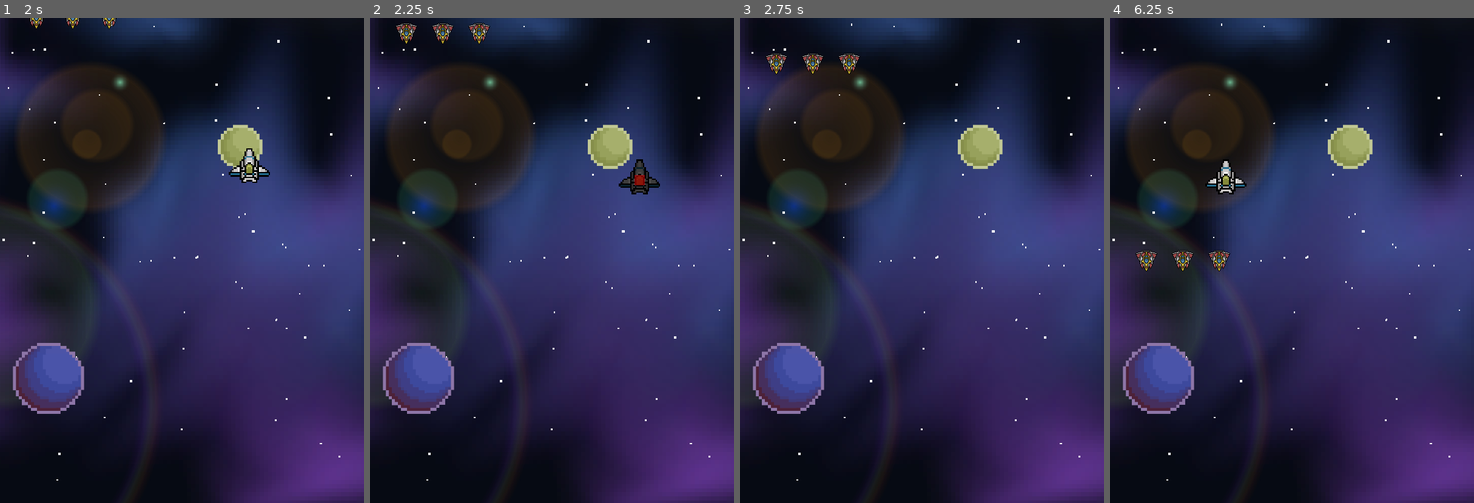
Above: before the commit, frames 1-4 (left to right).
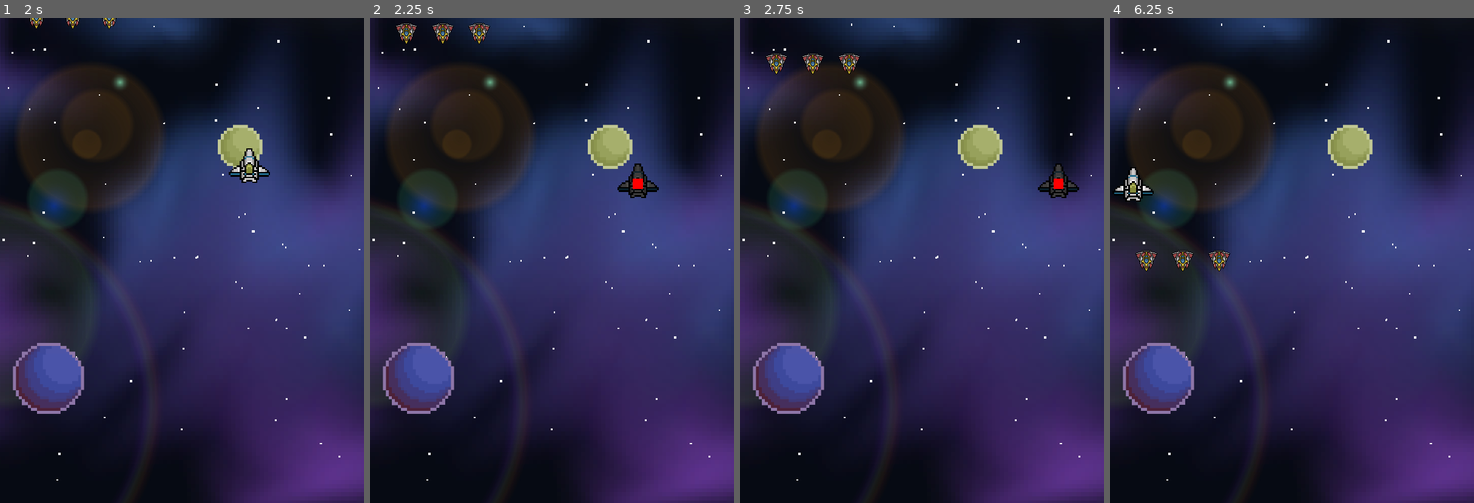
Above: after the commit, the same moments.

Repository: cwilson80/roguelike-bullet-hell
Game: Godot game, scene res://scenes/main.tscn
Two runs of this game, one before a commit and one after it. Both use one fixed random seed, a clock stepped at 60 frames per second and the inputs below. The project has no main scene, so this scene is started directly.
Inputs:
- Up to frame 1 (2 s): tap Enter at 0.5 s; hold D (right) 0.53-1.28 s; hold Space (shoot) 0.53-1.28 s; tap Shift (dash) at 0.6 s; hold S (down) from 1.28 s (still down); tap Space (shoot) at 1.35 s; tap Ctrl (slow) at 1.55 s
- Up to frame 2 (2.25 s): release S (down) at 2.03 s; hold D (right) from 2.03 s (still down); hold Ctrl (slow) from 2.03 s (still down)
- Up to frame 3 (2.75 s): keep holding D (right); keep holding Ctrl (slow); tap Shift (dash) at 2.3 s
- Up to frame 4 (6.25 s): release D (right) at 2.78 s; release Ctrl (slow) at 2.78 s; hold W (up) 2.78-3.53 s; tap Shift (dash) at 2.85, 4.55, 5.1 s; tap Space (shoot) at 3.05, 5.85 s; hold Space (shoot) 3.53-4.28 s; hold A (left) 3.53-5.03 s; tap Ctrl (slow) at 3.8, 4.35, 6.05 s; hold S (down) 5.03-5.78 s; hold Space (shoot) 5.03-5.78 s; hold D (right) from 5.78 s (still down)

Frame 1 is identical in both runs. In frame 2, 0.4% of the frame differs, in the area x 68-80%, y 29-38%; in frame 3, 0.4%; in frame 4, 0.6%, in the area x 1-38%, y 29-38%.

Commit message:
cleaned up player, added consumable trigger

Diff:
--- a/scenes/player.tscn
+++ b/scenes/player.tscn
@@ -28,13 +28,14 @@
 [sub_resource type="RectangleShape2D" id="RectangleShape2D_1wj8r"]
 size = Vector2(82, 69)
 
-[sub_resource type="RectangleShape2D" id="RectangleShape2D_m7gyw"]
+[sub_resource type="RectangleShape2D" id="RectangleShape2D_ymjff"]
 
 [node name="Player" type="CharacterBody2D"]
 collision_mask = 32
 motion_mode = 1
 script = ExtResource("1_5tu1j")
-bullet_scene = ExtResource("2_n0i2m")
+projectile = ExtResource("2_n0i2m")
+metadata/_edit_group_ = true
 
 [node name="CollisionShape2D" type="CollisionShape2D" parent="."]
 shape = SubResource("CapsuleShape2D_uxko2")
@@ -72,7 +73,7 @@
 offset_top = -10.0
 offset_right = 10.0
 offset_bottom = 10.0
-color = Color(1, 0, 0, 0.454902)
+color = Color(1, 0, 0, 1)
 
 [node name="Timers" type="Node" parent="."]
 
@@ -84,7 +85,11 @@
 
 [node name="DashCooldown" type="Timer" parent="Timers"]
 
+[node name="ConsumableTimer" type="Timer" parent="Timers"]
+
+[connection signal="body_entered" from="ConsumableDetection" to="." method="_on_consumable_detection_body_entered"]
 [connection signal="body_entered" from="HitDetection" to="." method="_on_hit_detection_body_entered"]
 [connection signal="timeout" from="Timers/ShootCooldown" to="." method="_on_gun_cooldown_timeout"]
 [connection signal="timeout" from="Timers/DashTimer" to="." method="_on_dash_timer_timeout"]
 [connection signal="timeout" from="Timers/DashCooldown" to="." method="_on_dash_cooldown_timeout"]
+[connection signal="timeout" from="Timers/ConsumableTimer" to="." method="_on_consumable_timer_timeout"]
--- a/scripts/player.gd
+++ b/scripts/player.gd
@@ -2,31 +2,36 @@
 
 @onready var screensize = get_viewport_rect().size
 
+# Stats
 @export var health = 5
 @export var move_speed = 450
 @export var dash_speed = 1300
 @export var slow_speed = 200
 @export var bullet_speed = -1000
+@export var consumable_move_speed = 100
+@export var consumable_shoot_speed = 0.2
 
-@export var bullet_scene : PackedScene
+# Timer lengths
+@export var dash_cooldown = 0.5
+@export var dash_length = 0.15
 @export var shoot_cooldown = 0.25
-@export var dash_length = 0.15
-@export var dash_cooldown = 0.5
+@export var consumable_time = 3
 
+@export var projectile : PackedScene
+
+# States
 var can_shoot = true
 var can_dash = true
 var dashing = false
+var slow = false
+var consumable_active = false
 
 func _process(_delta):
-	#Get inputted direction
+	# Get input direction
 	var direction = Input.get_vector("left", "right", "up", "down")
 
-	#Only allow movement when not dashing
-	if not dashing:
-		velocity = direction * move_speed
-
-	#Handle dashing
-	if Input.is_action_just_pressed("dash") and can_dash:
+	# Can only dash, slow, or move at a time
+	if Input.is_action_just_pressed("dash") and can_dash and not slow: # Dash movement
 		dashing = true
 		can_dash = false
 		$Timers/DashTimer.wait_time = dash_length
@@ -35,14 +40,28 @@
 		$Timers/DashCooldown.start()
 		velocity = direction * dash_speed
 
-	if Input.is_action_pressed("slow") and not dashing:
+	elif Input.is_action_just_pressed("slow") and not dashing: # Start slow movement
+		slow = true
 		$HitDetection/CollisionShape2D/ColorRect.visible = true
 		$"P-blue-a".modulate = Color(0.3, 0.3, 0.3, 1)
+		shoot_cooldown = 0.15
+
+	elif Input.is_action_pressed("slow") and slow: # Slow movement
 		velocity = direction * slow_speed
-	elif Input.is_action_just_released("slow"):
+
+	elif Input.is_action_just_released("slow") and slow: # End slow movement
+		slow = false
 		$HitDetection/CollisionShape2D/ColorRect.visible = false
 		$"P-blue-a".modulate = Color(1, 1, 1, 1)
+		shoot_cooldown = 0.25
 
+	elif not dashing and not slow: # Normal movement
+		if consumable_active: # Consumable check
+			velocity = direction * (move_speed + consumable_move_speed)
+		else:
+			velocity = direction * move_speed
+
+	# Shoot check
 	if Input.is_action_pressed("shoot") and can_shoot:
 		shoot()
 
@@ -51,16 +70,18 @@
 
 # Called when the node enters the scene tree for the first time.
 func _ready():
+	# TODO: Implement a file that stores player stats to initialize them
 	pass
 
 
 func shoot():
-	#if player can shoot, start cooldown and spawn projectile called bullet
 	can_shoot = false
-	$Timers/ShootCooldown.wait_time = shoot_cooldown
+	if consumable_active:
+		$Timers/ShootCooldown.wait_time = clampi(shoot_cooldown - consumable_shoot_speed, 0.001, 9999)
+	else:
+		$Timers/ShootCooldown.wait_time = shoot_cooldown
 	$Timers/ShootCooldown.start()
-
-	var bullet = bullet_scene.instantiate()
+	var bullet = projectile.instantiate()
 	bullet.speed = bullet_speed
 	get_tree().root.add_child(bullet)
 	bullet.start(position + Vector2(0, -48))
@@ -81,3 +102,19 @@
 func _on_hit_detection_body_entered(_body):
 	health -= 1
 	print("Hit!")
+	if health <= 0:
+		call_deferred("restart")
+
+func restart():
+	# TODO: Implement restart, doesn't have to be in player
+	pass
+
+
+func _on_consumable_detection_body_entered(_body):
+	$Timers/ConsumableTimer.wait_time = consumable_time
+	$Timers/ConsumableTimer.start()
+	consumable_active = true
+
+
+func _on_consumable_timer_timeout():
+	consumable_active = false
Not shown: 1 places in scenes/player.tscn that only renumber resources
